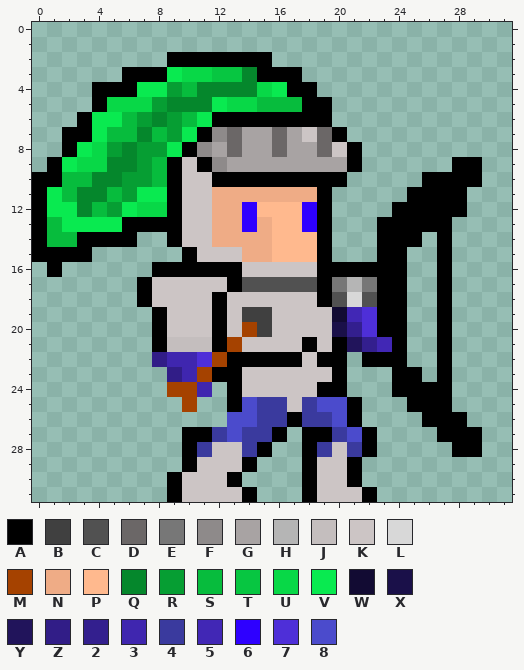
Edited in one commit: pixel-art sprite (res/Tiles/warr_bow.png). The picture above was drawn from the file before the commit.
The file is 32x32 pixels. Colours within 5 levels of each other are drawn and written as one.
Palette (. is transparent): A #000000  B #404040  C #515151  D #6b6767  E #777777  F #8e8a8a  G #a8a3a3  H #b5b5b5  J #c4bebe  K #ccc5c5  L #d8d8d8  M #a54200  N #efac86  P #ffb98e  Q #05872c  R #069e33  S #07bc3d  T #07c641  U #08d847  V #09ea50  W #120b33  X #1a1049  Y #21145b  Z #311d87  2 #331f8e  3 #3f26af  4 #3a3a9e  5 #4127b5  6 #2e00ff  7 #4e2fd8  8 #4b4bcc
Pixels before, first column x 0:
 2 .........AAAAAAA..............
 3 ......AAAVUUTTQAAA............
 4 ....AAAVVRSQQQQUVAA...........
 5 ....AUUURQQQVUUSSSAA..........
 6 ...AVVSRQRSVAAAAAAAA..........
 7 ..AAVSSQSRVAFDGGDGKDA.........
 8 ..AVURQRRVAFGDGGDGGDKA........
 9 .AVUUQQRSAKAFGGGGGGGGA......AA
10 AASSQQRRSAKKAAAAAAAAA.....AAAA
11 AVSQQSRVVAKKNNNNNNNA.....AAAA.
12 AVVQSRVUUAKKNN6PPP6A....AAAAA.
13 ASVVVVAAAAKKNN6NPP6A...AAAAA..
14 ASSAAAA..AKKNNNNPPPA...AAA.A..
15 AAAA......AKKKNNPPPA...AA..A..
16 .A......AAAAAAKKKKKAAAAAA..A..
17 .......AKKKKKACCCCCAEHEAA..A..
18 .......AKKKKAKKKKKKACLCAA..A..
19 ........AKKKAKBBKKKKW57AA..A..
20 ........AKKKAKMBKKKKX27AA..A..
21 ........AJJJAMKKKKAKAY25A..A..
22 ........Z337MAAAAAKAA.AAA..A..
23 .........Z3MAAKKKKKKA...AA.A..
24 .........MM3.AKKKKKAA...AAAA..
25 ..........M..A844K488A...AAA..
26 .............8844A448A....AAA.
27 ..........AA4844A.AA48A....AAA
28 ..........A4KK4A..A4K4A.....AA
29 ..........AKKKA...AKKA........
30 .........AKKKA....AKKA........
31 .........AKKKKA...AKKKA.......
And afterwards:
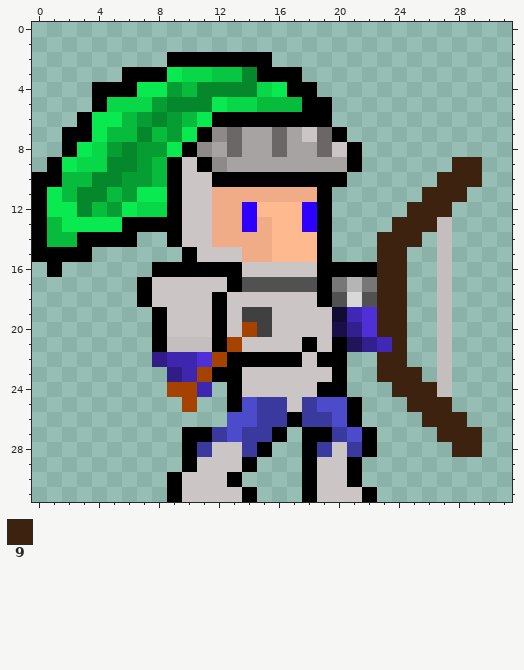
Colours new in this view: 9 #3d220f
Edits made:
{"y":9,"x":28,"old":"AA","new":"99"}
{"y":10,"x":26,"old":"AAAA","new":".999"}
{"y":11,"x":25,"old":"AAAA","new":".999"}
{"y":12,"x":24,"old":"AAAAA","new":".999."}
{"y":13,"x":23,"old":"AAAAA","new":".999J"}
{"y":14,"x":23,"old":"AAA","new":"999"}
{"y":14,"x":27,"old":"A","new":"J"}
{"y":15,"x":23,"old":"AA","new":"99"}
{"y":15,"x":27,"old":"A","new":"J"}
{"y":16,"x":23,"old":"AA","new":"99"}
{"y":16,"x":27,"old":"A","new":"J"}
{"y":17,"x":23,"old":"AA","new":"99"}
{"y":17,"x":27,"old":"A","new":"J"}
{"y":18,"x":23,"old":"AA","new":"99"}
{"y":18,"x":27,"old":"A","new":"J"}
{"y":19,"x":23,"old":"AA","new":"99"}
{"y":19,"x":27,"old":"A","new":"J"}
{"y":20,"x":23,"old":"AA","new":"99"}
{"y":20,"x":27,"old":"A","new":"J"}
{"y":21,"x":24,"old":"A","new":"9"}
{"y":21,"x":27,"old":"A","new":"J"}
{"y":22,"x":22,"old":"AAA","new":".99"}
{"y":22,"x":27,"old":"A","new":"J"}
{"y":23,"x":23,"old":".AA","new":"999"}
{"y":23,"x":27,"old":"A","new":"J"}
{"y":24,"x":24,"old":"AAAA","new":"999J"}
{"y":25,"x":25,"old":"AAA","new":"999"}
{"y":26,"x":26,"old":"AAA","new":"999"}
{"y":27,"x":27,"old":"AAA","new":"999"}
{"y":28,"x":28,"old":"AA","new":"99"}
{"label":"changed","picture_box":[362,157,482,457]}
